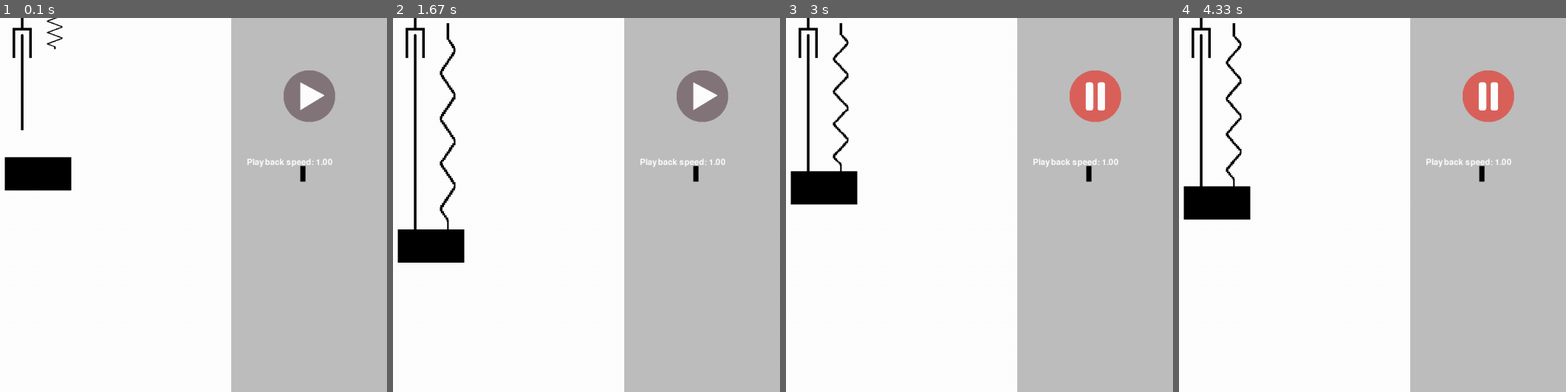
Above: before the commit, frames 1-4 (left to right).
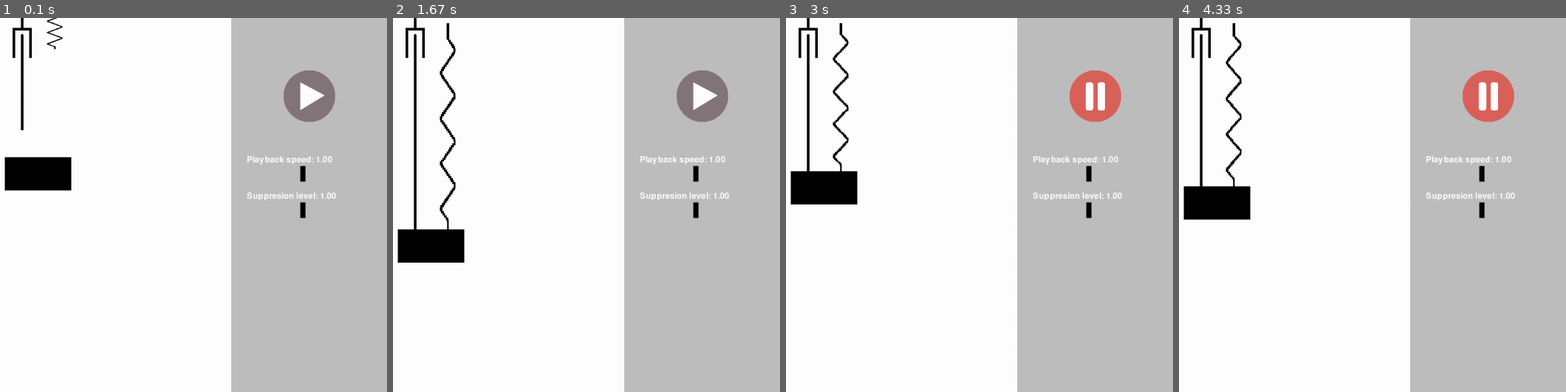
Above: after the commit, the same moments.

Repository: KamilGrundas/Damping_Simulator
Game: pygame game, started from code/main.py
Two runs of this game, one before a commit and one after it. Both use one fixed random seed, a clock stepped at 60 frames per second and the inputs below.
Inputs (mouse positions are in pixels of both pictures, inside the frame that each line leads up to):
- Up to frame 1 (0.1 s): no input
- Up to frame 2 (1.67 s): click (702, 96) at 0.38 s; click (702, 96) at 0.72 s
- Up to frame 3 (3 s): click (1095, 96) at 2.05 s
- Up to frame 4 (4.33 s): tap W at 3.33 s

The runs differ from the first frame. In frame 1, 0.5% of the frame differs, in the area x 63-87%, y 36-54%; in frame 2, 0.5%; in frame 3, 0.5%; in frame 4, 0.5%.

Commit message:
Slider added position settings

Diff:
--- a/code/level.py
+++ b/code/level.py
@@ -30,10 +30,16 @@
             (SCREEN_WIDTH - SIDE_MENU_WIDTH / 2, 150), self.controls
         )
         self.playback_speed = Slider(
-            (SCREEN_WIDTH - SIDE_MENU_WIDTH / 2, 300),
+            SLIDER_POSITIONS[0],
             self.controls,
             self.display_surface,
             "Playback speed",
+        )
+        self.suppression_level = Slider(
+            SLIDER_POSITIONS[1],
+            self.controls,
+            self.display_surface,
+            "Suppresion level",
         )
         self.circle = Circle((SCREEN_WIDTH / 2 - 32, 300), self.all_sprites)
         self.spring = Spring((SCREEN_WIDTH / 2, 10), self.circle, self.all_sprites)
@@ -59,7 +65,7 @@
         self.display_surface.fill("white")
         self.all_sprites.draw(self.display_surface)
         self.controls.draw(self.display_surface)
-        self.circle.k = self.playback_speed.k
+        self.circle.k = self.suppression_level.k
         self.controls.update()
         self.input()
         if self.start_button.is_playing == False:
--- a/code/settings.py
+++ b/code/settings.py
@@ -12,6 +12,7 @@
 STOP_BUTTON = "graphics/buttons/stop_button.png"
 
 # sliders
+SLIDER_POSITIONS = ((1100, 300), (1100, 370), (1100, 420))
 SLIDER_MAX = 1250
 SLIDER_MIN = 1010
 
--- a/code/slider.py
+++ b/code/slider.py
@@ -58,4 +58,4 @@
         # Draw the value of the slider (for demonstration purposes)
         font = pygame.font.Font(None, 24)
         value_text = font.render(f"{self.name}: {self.k:.2f}", True, (255, 255, 255))
-        screen.blit(value_text, (self.start_x - 120, self.start_y - 30))
+        screen.blit(value_text, (1010, self.start_y - 35))
--- a/code/test.py
+++ /dev/null
@@ -1 +0,0 @@
-#test
